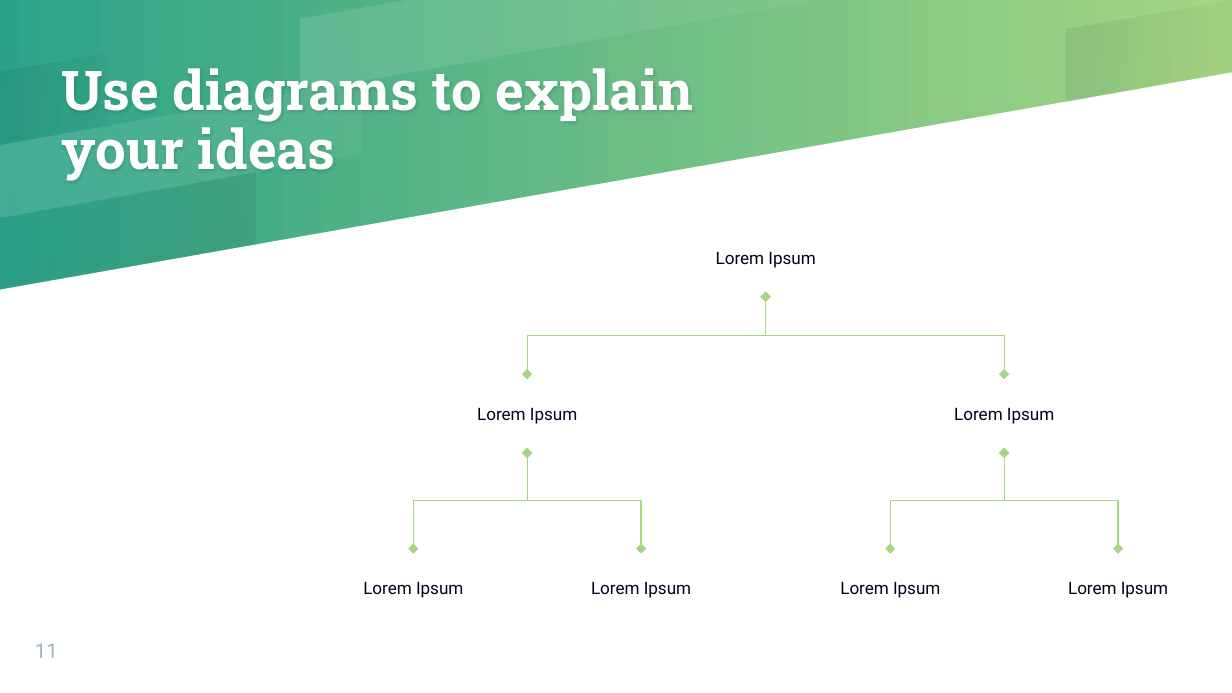
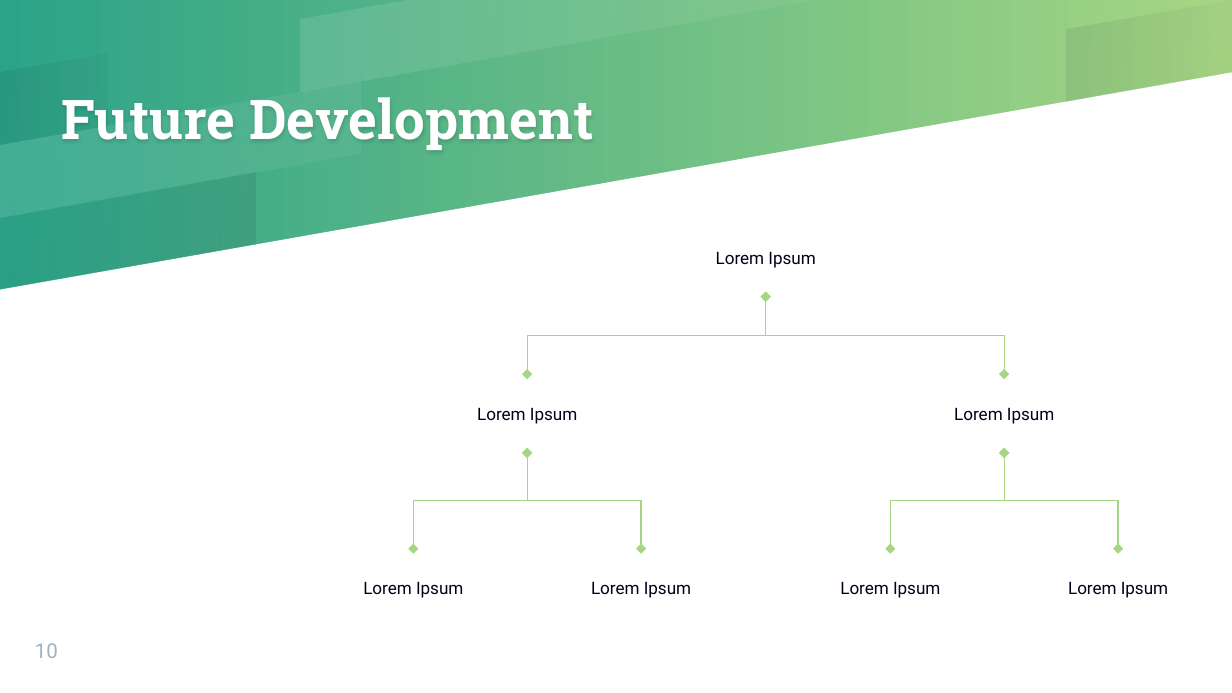
Before and after one commit to Challett1129/Group1-Project, a slide deck: slide 10 of assets/Presentation/Group-1-Presentation-Slides v3.pptx (slide 11 before the commit). Drawn at 1232x693 pixels with LibreOffice and Linux fonts; fonts in the diff are those of the drawing. Boxes give left, top, right and bottom in pixels: in the first picture for what was removed or moved away, otherwise in the second. Text is boxed around its words. In the diff, an @@ line names an element or a change of style, - is before the commit and + after.

```diff
--- a/assets/Presentation/Group-1-Presentation-Slides v3.pptx
+++ b/assets/Presentation/Group-1-Presentation-Slides v3.pptx
@@ title at [62,97,593,150]: text changed @@
-Use diagrams to explain your ideas
+Future Development
@@ page number at [35,643,58,658]: text changed @@
-11
+10
```
Also in this commit, not shown: 1 other slide changed, 1 slide added, 1 slide removed.
